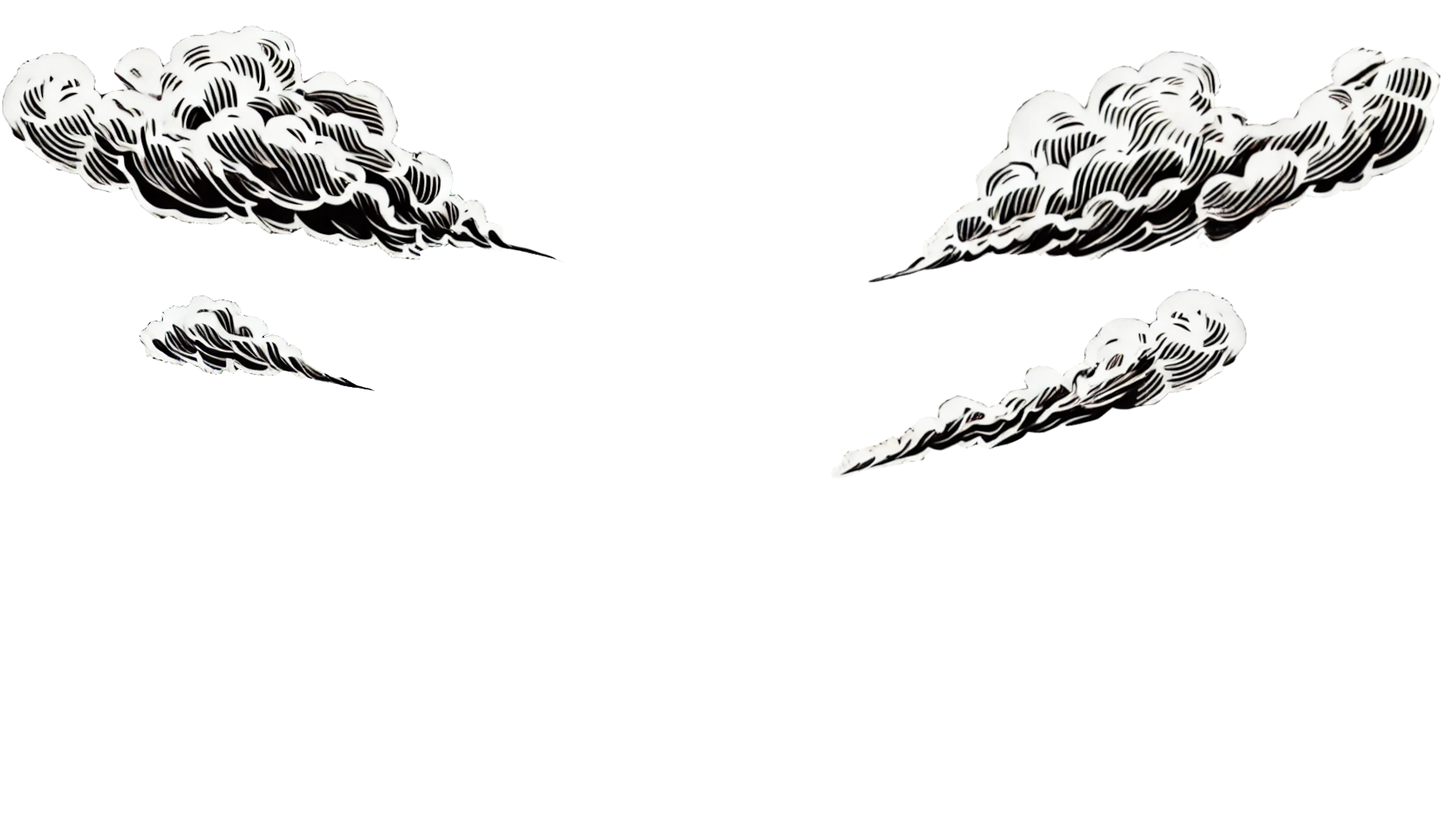
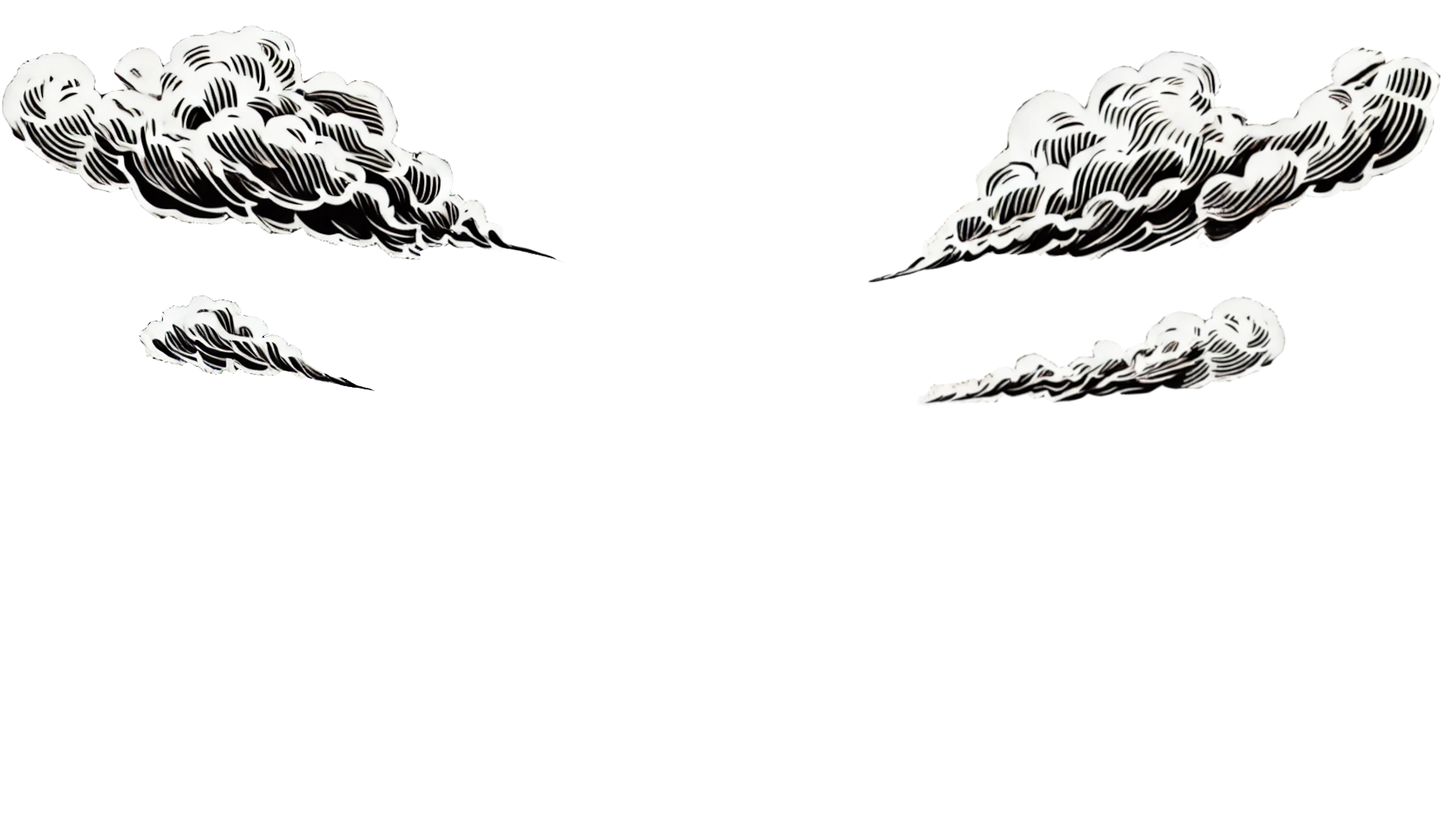
Two versions of the same layered image (1451px x 829px). Layer-by-layer changes:
painted on "Pasted Layer #2" over [830, 288, 1286, 479]
